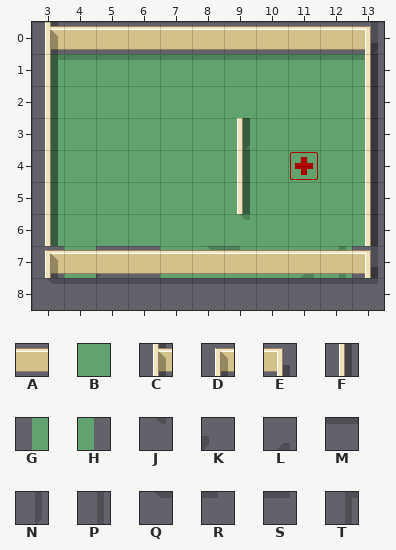
Two versions of a level (Tiled map, data/tutorial2.tmx). This is how it looked before the edit.
Cells are 32x32 px. Shown: x 3..13, y 0..8.
Key: from "hospital_256": A 0, B 4, C 8, D 10, E 11, F 16, G 20, H 21; from "shadows_256": J 0, K 1, L 2, M 8, N 11, P 19, Q 24, R 26, S 35, T 43.
_ is an empty cell.
Layers that did not change in this view are not listed.
Layer "floor" before, first column x 3:
0 ___________
1 GBBBBBBBBBH
2 GBBBBBBBBBH
3 GBBBBBBBBBH
4 GBBBBBBBBBH
5 GBBBBBBBBBH
6 GBBBBBBBBBH
7 _B__BBBBBB_
8 QMMMMMMMMMS
Layer "shadows" before, first column x 3:
0 __________N
1 TMMMMMMMMMR
2 P_________P
3 P_____N___P
4 P_____P___P
5 P_____P___P
6 P_____J___P
7 __K__QR_LPP
8 ___________
Layer "Walls" before, first column x 3:
0 CAAAAAAAAAE
1 F_________F
2 F_________F
3 F_____F___F
4 F_____F___F
5 F_____F___F
6 F_________F
7 DAAAAAAAAAE
8 ___________
And afterwards:
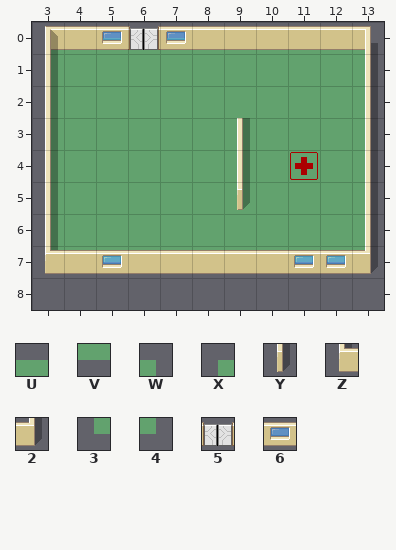
Further tiles: from "hospital_256": U 12, V 13, W 14, X 15, Y 17, Z 18, 2 19, 3 22, 4 23, 5 40, 6 42.
What changed:
Layer "floor":
Tile 3 now appears in row 7 at x 3.
Tile 4 now appears in row 7 at x 13.
Tile U now appears in row 0 at x 4 to 12.
The author changed tile B to tile V in row 7 at x 4 and 7 to 12.
Tile V now appears in row 7 at x 5 to 6.
Tile W now appears in row 0 at x 13.
Tile X now appears in row 0 at x 3.
The author cleared tile M in row 8 at x 4 to 12.
The author cleared tile Q in row 8 at x 3.
The author cleared tile S in row 8 at x 13.
Layer "shadows" (removed):
The author cleared tile J in row 6 at x 9.
The author cleared tile K in row 7 at x 5.
The author cleared tile L in row 7 at x 11.
The author cleared tile M in row 1 at x 4 to 12.
The author cleared tile N in row 0 at x 13; in row 3 at x 9.
The author cleared tile P in rows 2 to 3 at x 3; in rows 4 to 5 at x 3 and 9; in row 6 at x 3; in row 7 at x 12 to 13.
The author cleared tile Q in row 7 at x 8.
The author cleared tile R in row 1 at x 13; in row 7 at x 9.
The author cleared tile T in row 1 at x 3.
Layer "shadows2" (removed):
The author cleared tile P in row 1 at x 13.
Layer "Walls":
The author changed tile E to tile 2 in row 7 at x 13.
The author changed tile A to tile 5 in row 0 at x 6.
The author changed tile A to tile 6 in row 0 at x 5 and 7; in row 7 at x 5 and 11 to 12.
The author changed tile C to tile D in row 0 at x 3.
The author changed tile F to tile Y in row 5 at x 9.
The author changed tile D to tile Z in row 7 at x 3.
Pixel boxes of the changes (left, top, right, bottom) in both pictures:
changed: (45, 22, 384, 284)
